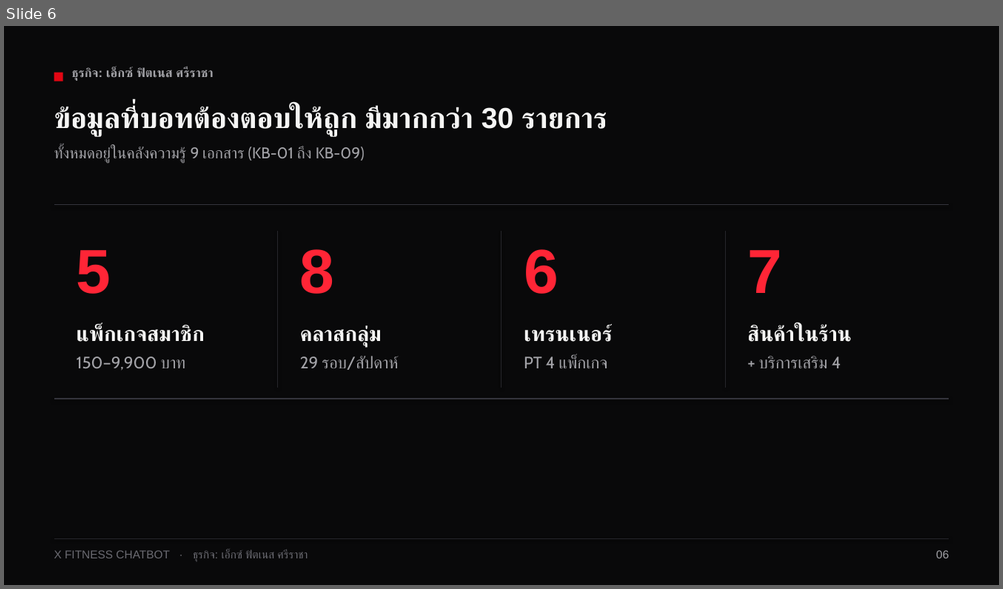
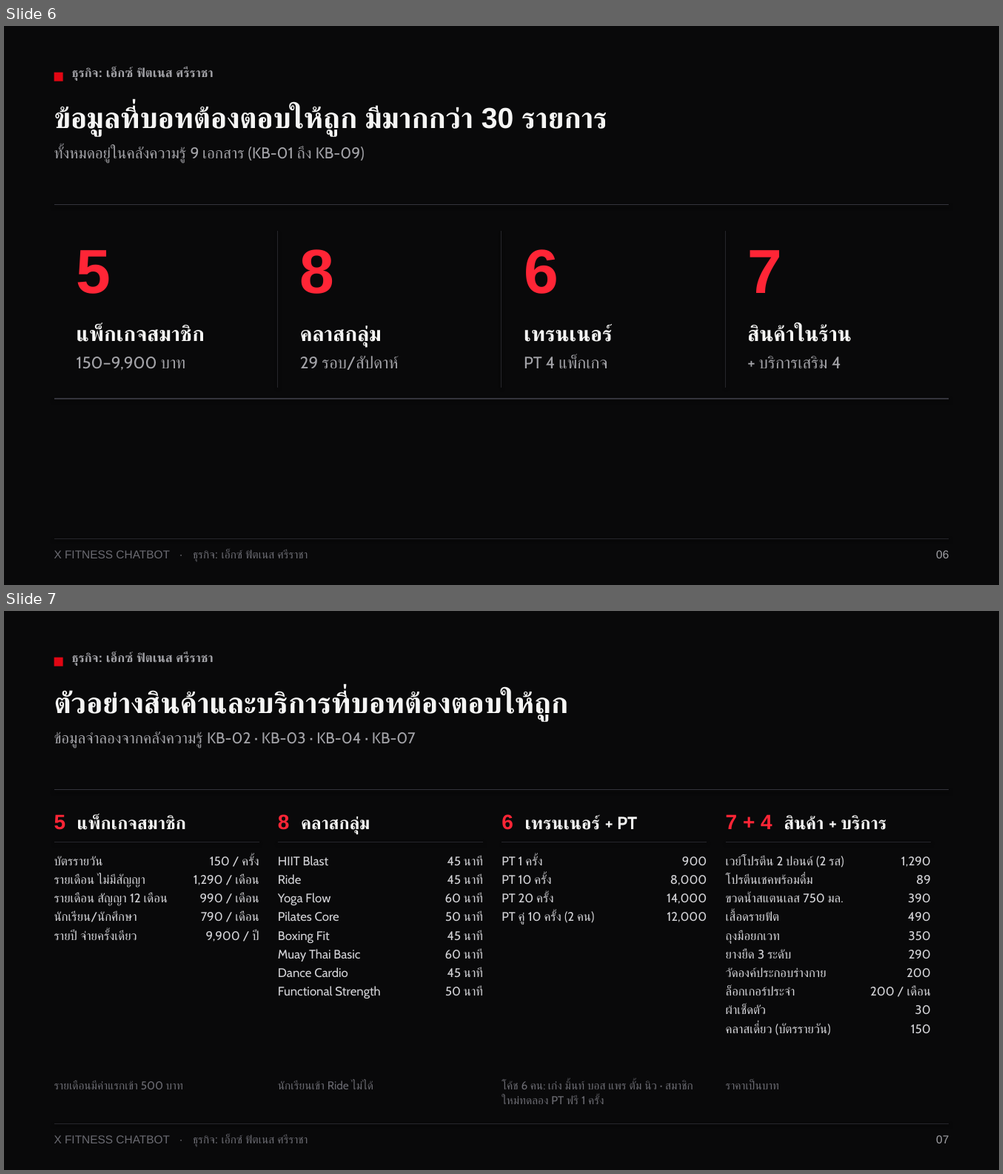
Before and after one commit to sansernonline/chatbot-project, a slide deck: docs/XFitness-Chatbot_Presentation_v1.3.pptx. Shown one above the other, each under a label of ours: slide 6 before the commit, slides 6 and 7 after it. The pictures are 1003x589 and 1003x1174 pixels, drawn with LibreOffice and Linux fonts; fonts in the diff are those of the drawing. Boxes give left, top, right and bottom in pixels: in the first picture for what was removed or moved away, otherwise in the second. Text is boxed around its words. In the diff, an @@ line names an element or a change of style, - is before the commit and + after.

```diff
--- a/docs/XFitness-Chatbot_Presentation_v1.3.pptx
+++ b/docs/XFitness-Chatbot_Presentation_v1.3.pptx
@@ slide 7 added at [4, 611, 999, 1170], background #09090A @@
@@ text added at [72, 652, 213, 666], 12 pt, text #A3A3A8, bold @@
+ธุรกิจ: เอ็กซ์ ฟิตเนส ศรีราชา
@@ rectangle added at [54, 658, 63, 667], fill #E10613 @@
@@ text added at [54, 691, 569, 722], 28 pt, text #F5F5F4, bold @@
+ตัวอย่างสินค้าและบริการที่บอทต้องตอบให้ถูก
@@ text added at [54, 732, 415, 749], 15 pt, text #A3A3A8 @@
+ข้อมูลจำลองจากคลังความรู้ KB-02 · KB-03 · KB-04 · KB-07
@@ line added from (54, 790) to (948, 790), #34343C 0.75 pt @@
@@ text added at [54, 815, 186, 830], 17 pt, text #F5F5F4, bold @@
+5 แพ็กเกจสมาชิก
@@ text added at [278, 815, 370, 834], 17 pt, text #F5F5F4, bold @@
+8 คลาสกลุ่ม
@@ text added at [501, 815, 637, 830], 17 pt, text #F5F5F4, bold @@
+6 เทรนเนอร์ + PT
@@ text added at [726, 815, 886, 830], 17 pt, text #F5F5F4, bold @@
+7 + 4 สินค้า + บริการ
@@ line added from (54, 843) to (259, 843), #26262B 0.75 pt @@
@@ line added from (278, 843) to (483, 843), #26262B 0.75 pt @@
@@ line added from (502, 843) to (707, 843), #26262B 0.75 pt @@
@@ line added from (726, 843) to (930, 843), #26262B 0.75 pt @@
@@ text added at [54, 856, 259, 942], 12 pt, text #D4D4D8 @@
+บัตรรายวัน 150 / ครั้ง
+รายเดือน ไม่มีสัญญา 1,290 / เดือน
+รายเดือน สัญญา 12 เดือน 990 / เดือน
+นักเรียน/นักศึกษา 790 / เดือน
+รายปี จ่ายครั้งเดียว 9,900 / ปี
@@ text added at [278, 856, 483, 999], 12 pt, text #D4D4D8 @@
+HIIT Blast 45 นาที
+Ride 45 นาที
+Yoga Flow 60 นาที
+Pilates Core 50 นาที
+Boxing Fit 45 นาที
+Muay Thai Basic 60 นาที
+Dance Cardio 45 นาที
+Functional Strength 50 นาที
@@ text added at [501, 856, 707, 925], 12 pt, text #D4D4D8 @@
+PT 1 ครั้ง 900
+PT 10 ครั้ง 8,000
+PT 20 ครั้ง 14,000
+PT คู่ 10 ครั้ง (2 คน) 12,000
@@ text added at [726, 856, 930, 1036], 12 pt, text #D4D4D8 @@
+เวย์โปรตีน 2 ปอนด์ (2 รส) 1,290
+โปรตีนเชคพร้อมดื่ม 89
+ขวดน้ำสแตนเลส 750 มล. 390
+เสื้อดรายฟิต 490
+ถุงมือยกเวท 350
+ยางยืด 3 ระดับ 290
+วัดองค์ประกอบร่างกาย 200
+ล็อกเกอร์ประจำ 200 / เดือน
+ผ้าเช็ดตัว 30
+คลาสเดี่ยว (บัตรรายวัน) 150
@@ text added at [54, 1081, 183, 1090], 11 pt, text #6B6B72 @@
+รายเดือนมีค่าแรกเข้า 500 บาท
@@ text added at [278, 1080, 373, 1090], 11 pt, text #6B6B72 @@
+นักเรียนเข้า Ride ไม่ได้
@@ text added at [501, 1080, 693, 1105], 11 pt, text #6B6B72 @@
+โค้ช 6 คน: เก่ง มิ้นท์ บอส แพร ตั้ม นิว · สมาชิกใหม่ทดลอง PT ฟรี 1 ครั้ง
@@ text added at [726, 1080, 779, 1090], 11 pt, text #6B6B72 @@
+ราคาเป็นบาท
@@ line added from (54, 1125) to (948, 1125), #26262B 0.75 pt @@
@@ text added at [54, 1135, 307, 1147], 11 pt, text #6B6B72 @@
+X FITNESS CHATBOT · ธุรกิจ: เอ็กซ์ ฟิตเนส ศรีราชา
@@ text added at [936, 1136, 948, 1144], 11 pt, text #A3A3A8 @@
+07
```
Also in this commit, not shown: 22 slides changed, 5 other slides added, 12 other files.
